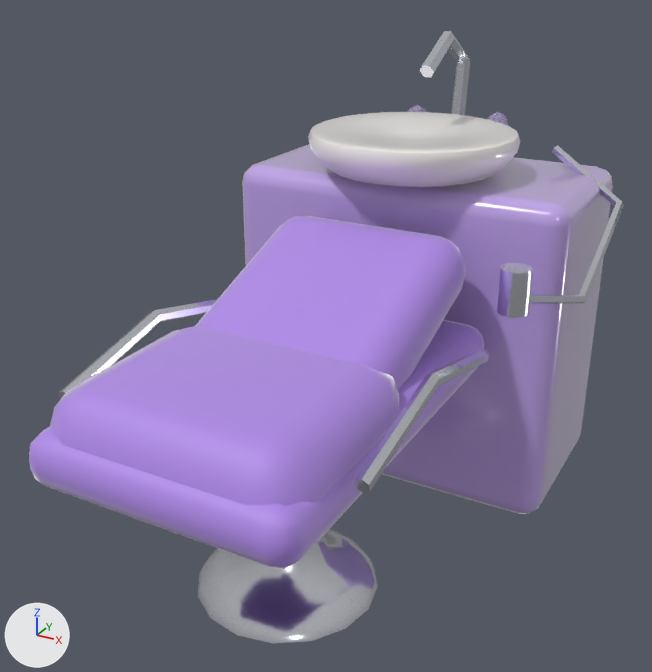
What one commit did to the glTF model public/assets/interiors/salao/washbasin_chair.glb.
Before and after are seen from a 50 mm lens placed at (0.92, -1.584, 1.408), pointed at (-0.016, 0.118, 0.557). The axes (+X, +Y, +Z) are drawn at lower left. The lights are the same throughout. The first picture is the older version.

Before the edit, the objects in view are built like this:
```python
mat_base_003 = principled_material('base.003')
mat_base_003.base_color = (0.533, 0.376, 0.823)  # purple #c1a5ea
mat_base_003.roughness = 0.18
mat_base_003.coat_weight = 0.9
mat_base_003.coat_roughness = 0.04
mat_base_003.sheen_weight = 1.0
mat_base_003.sheen_roughness = 0.3
mat_fabric_003 = principled_material('fabric.003')
mat_fabric_003.base_color = (0.434, 0.254, 0.807)  # purple #b08ae8
mat_fabric_003.roughness = 0.55
mat_fabric_003.sheen_weight = 1.0
mat_fabric_003.sheen_roughness = 0.35
mat_trim_003 = principled_material('trim.003')
mat_trim_003.base_color = (0.768, 0.791, 0.855)  # white #e3e6ee
mat_trim_003.metallic = 1.0
mat_trim_003.roughness = 0.16
me_washbasin_chair = bpy.data.meshes.new('washbasin_chair')
me_washbasin_chair.from_pydata(...)  # 958 vertices, 1864 faces; spans x -0.45..0.511, y -0.575..0.9, z 0.0..1.187
# faces by material slot: [504, 596, 188, 480, 96]
me_washbasin_chair.materials.append(mat_trim_003)  # white #e3e6ee
me_washbasin_chair.materials.append(mat_fabric_003)  # purple #b08ae8
me_washbasin_chair.materials.append(mat_base_003)  # purple #c1a5ea
me_washbasin_chair.materials.append(mat_white_003)  # white #fffaf6
me_washbasin_chair.materials.append(mat_glass_003)  # purple #e3ccff
ob_washbasin_chair = bpy.data.objects.new('washbasin_chair', me_washbasin_chair)
ob_washbasin_chair.location = (0.0, 0.0, 0.0)
```
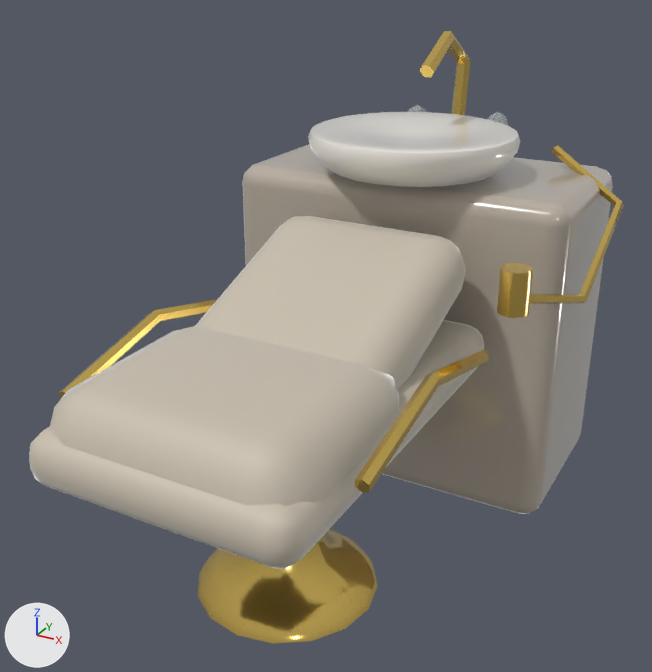
Location of each change, [x1, y1, x2, y2] in pixels of the pictures (652 x 672 px):
'washbasin_chair', recoloured: [29, 31, 624, 643] in both

What the commit changed:
Material 'trim.003' (mat_trim_003) changes colour from white #e3e6ee to yellow #f2cf6e; in linear values from (0.768, 0.791, 0.855) to (0.888, 0.624, 0.156).
Material 'fabric.003' (mat_fabric_003) changes colour from purple #b08ae8 to light grey #c9bfae; in linear values from (0.434, 0.254, 0.807) to (0.584, 0.521, 0.423).
Material 'base.003' (mat_base_003) changes colour from purple #c1a5ea to grey #b9ae9f; in linear values from (0.533, 0.376, 0.823) to (0.485, 0.423, 0.347).
